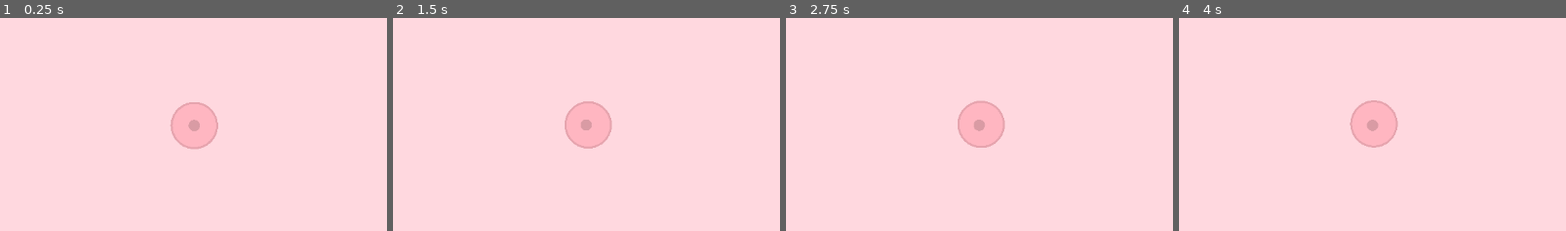
Above: before the commit, frames 1-4 (left to right).
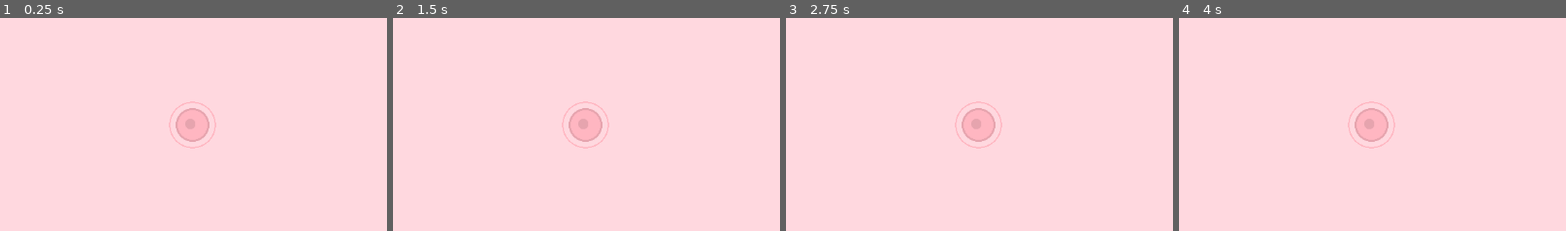
Above: after the commit, the same moments.

Repository: JungoQuentin/Doom2
Game: Godot game, scene res://main.tscn
Same seed, same stepped clock (60 frames per second), same inputs: the game is played once before the commit and once after it.
Inputs (mouse positions are % of the whole screen's width and height, from its top left):
- Up to frame 1 (0.25 s): no input
- Up to frame 2 (1.5 s): tap Enter at 0.5 s; move the mouse to (72, 44) at 0.52 s; click (72, 44) at 0.67 s; click (93, 8) at 1.25 s
- Up to frame 3 (2.75 s): tap Space at 2 s; move the mouse to (30, 54) at 2.02 s; click (30, 54) at 2.17 s
- Up to frame 4 (4 s): tap Enter at 2.75 s; move the mouse to (60, 27) at 2.77 s; click (60, 27) at 2.92 s; tap Space at 3.5 s; move the mouse to (45, 69) at 3.52 s; click (45, 69) at 3.67 s
The pictures show only the part of the screen within x 25-75%, y 24-74%; the shares and areas given below are measured in that part.

The runs differ from the first frame. In frame 1, 1.2% of the frame differs, in the area x 43-57%, y 39-62%; in frame 2, 1.2%; in frame 3, 1.2%; in frame 4, 1.2%.

Commit message:
test multi-mesh

Diff:
--- a/Cell.gd
+++ b/Cell.gd
@@ -5,6 +5,7 @@
 	3.8,
 	6,
 	8.2,
+	10,
 ]
 
 const color: Array[Color] = [
@@ -18,8 +19,9 @@
 const NB_CELL_FOR_MERGE: Array[int] = [
 	12,
 	6,
-	12,
-	8,
+	10,
+	5,
+	1000,
 ]
 
 ## Nombre de cellules à aparaitre au clique
@@ -28,6 +30,7 @@
 	3,
 	5,
 	5,
+	10,
 ]
 
 var center: Vector2i
--- /dev/null
+++ b/assets/img/Cell-Type1.svg
@@ -0,0 +1,2 @@
+<svg width="136" xmlns="http://www.w3.org/2000/svg" height="136" fill="none"><ellipse cx="68" cy="68" rx="64" ry="64"
+                                                                                      transform="matrix(1.000000, 0.000000, 0.000000, 1.000000, 0.000000, 0.000000)" style="fill: rgb(255, 182, 193); fill-opacity: 1;" class="fills"/><g class="strokes"><g class="inner-stroke-shape" transform="matrix(1.000000, 0.000000, 0.000000, 1.000000, 0.000000, 0.000000)"><defs><clipPath id="b"><use href="#a"/></clipPath><ellipse cx="68" cy="68" rx="64" ry="64" id="a" style="fill: none; stroke-width: 8; stroke: rgb(230, 164, 174); stroke-opacity: 1;"/></defs><use href="#a" clip-path="url('#b')"/></g></g><ellipse cx="77" cy="64" rx="21" ry="21" transform="matrix(1.000000, 0.000000, 0.000000, 1.000000, 0.000000, 0.000000)" style="fill: rgb(230, 164, 174); fill-opacity: 1;" class="fills"/></svg>
--- a/hex_grid.gd
+++ b/hex_grid.gd
@@ -21,6 +21,7 @@
 
 var b: float = 0.0
 var auto_mergeable_cells: Array[Cell] = []
+var multi_mesh_instances: Array[MultiMeshInstance2D] = []
 
 @onready var Ui = $"../UI"
 @onready var GravitateTimer: Timer = $GravitateTimer
@@ -37,6 +38,41 @@
 	FactoriesTimer.timeout.connect(factory)
 	AutoMergeTimer.timeout.connect(select_auto_merge)
 	AutoMergeHighlightTimer.timeout.connect(auto_merge)
+
+	# Multi-Mesh-Instance-2D for drawing
+	for kind in range(Cell.NB_SPAWN_CELL.size()):
+		var multi_mesh_instance = MultiMeshInstance2D.new()
+		var multi_mesh = MultiMesh.new()
+		var mesh = QuadMesh.new()
+		mesh.size = 50 * Vector2.ONE
+		multi_mesh.mesh = mesh
+		if kind == 0:
+			multi_mesh.instance_count = 1
+		multi_mesh_instance.multimesh = multi_mesh
+		# TODO utiliser différentes assets
+		multi_mesh_instance.texture = load("res://assets/img/Cell-Type1.svg")
+		#multi_mesh_instance.multimesh.instance_count = 100
+		multi_mesh_instances.append(multi_mesh_instance)
+		$".".add_child(multi_mesh_instance)
+
+	for multi_mesh_instance in multi_mesh_instances:
+		for i in cells.size(): # multi_mesh_instance.multimesh.instance_count:
+			var cell = cells[i]
+			var pos = tile_to_pos(cell.center)
+			var size = Cell.size[cell.kind]
+			"""
+			var color = Cell.color[cell.kind]
+			var fill_color = color
+			if cell in auto_mergeable_cells:
+				color = color.lightened(0.4)
+				fill_color = color
+			if cell in mergeable_cells or mouse_tile in cell.childs:
+				fill_color = color.darkened(0.1)
+			"""
+			var angle = PI
+			var transform = Transform2D(angle, Vector2(1, 1), 0.0, pos)
+			multi_mesh_instance.multimesh.set_instance_transform_2d(i, transform)
+
 
 
 func _process(delta: float) -> void:
@@ -53,6 +89,25 @@
 	var zoom = max(1, (cells_y.max() - cells_y.min()) * h / 600)
 	if 1 / zoom < $Camera2D.zoom.x:
 		$Camera2D.zoom = $Camera2D.zoom * (1 - cam_smoothing) + Vector2.ONE / zoom * cam_smoothing
+
+
+	for multi_mesh_instance in multi_mesh_instances:
+		for i in cells.size(): # multi_mesh_instance.multimesh.instance_count:
+			var cell = cells[i]
+			var pos = tile_to_pos(cell.center)
+			var size = Cell.size[cell.kind]
+			"""
+			var color = Cell.color[cell.kind]
+			var fill_color = color
+			if cell in auto_mergeable_cells:
+				color = color.lightened(0.4)
+				fill_color = color
+			if cell in mergeable_cells or mouse_tile in cell.childs:
+				fill_color = color.darkened(0.1)
+			"""
+			var angle = PI
+			var transform = Transform2D(angle, Vector2(1, 1), 0.0, pos)
+			multi_mesh_instance.multimesh.set_instance_transform_2d(i, transform)
 
 
 func _input(event: InputEvent) -> void:
@@ -84,7 +139,7 @@
 		$PopT1.play()
 
 
-func _draw() -> void:
+func _draw():
 	"""
 	for i in range(980, 1020):
 		for j in range(980, 1020):
@@ -102,12 +157,12 @@
 		if cell in mergeable_cells or mouse_tile in cell.childs:
 			fill_color = color.darkened(0.1)
 
-		var offset = 3 * cell.rnd[0] * Vector2(cos((cell.rnd[1] - 0.5) * b), sin((cell.rnd[1] - 0.5) * b))
-		var offset_center = offset + 4 * cell.rnd[2] * Vector2(-cos((cell.rnd[3] - 0.5) * b / 2), sin((cell.rnd[3] - 0.5) * b / 2))
-
-		draw_circle(pos + offset * size, h/2 * size, fill_color)
-		draw_circle(pos + offset * size, h/2 * size, color.darkened(0.1), false, 3)
-		draw_circle(pos + offset_center * size, h/8 * size, color.darkened(0.15))
+		var offset = Vector2.ZERO #3 * cell.rnd[0] * Vector2(cos((cell.rnd[1] - 0.5) * b), sin((cell.rnd[1] - 0.5) * b))
+		var offset_center = Vector2.ZERO #offset + 4 * cell.rnd[2] * Vector2(-cos((cell.rnd[3] - 0.5) * b / 2), sin((cell.rnd[3] - 0.5) * b / 2))
+
+		draw_circle(pos + offset * size, h/2 * size, fill_color, false, 2)
+		#draw_circle(pos + offset * size, h/2 * size, color.darkened(0.1), false, 3)
+		#draw_circle(pos + offset_center * size, h/8 * size, color.darkened(0.15))
 	"""
 	for coord in coords: # DEBUG
 		var kind = coords[coord].kind
@@ -167,18 +222,11 @@
 			var new_cell = Cell.new(cell.center, cell.kind + 1)
 			for child in new_cell.childs:
 				if coords.has(child) and coords[child].kind == 0:
-					cells.erase(coords[child])
-					coords.erase(child)
+					delete_cell(coords[child])
 			coords[cell.center] = new_cell
 			for cell_child in new_cell.childs:
 				coords[cell_child] = new_cell
-			if cells.is_empty():
-				cells.append(new_cell)
-				return
-			var place_to_insert = 1
-			if len(cells) > 1:
-				place_to_insert = randi() % (len(cells) - 1) + 1
-			cells.insert(place_to_insert, new_cell)
+			add_cell(new_cell)
 			return
 	print("FAILED Merge")
 
@@ -195,10 +243,7 @@
 			var new_cell = Cell.new(pos, kind)
 			for child in new_cell.childs:
 				coords[child] = new_cell
-			var place_to_insert = 1
-			if len(cells) > 1:
-				place_to_insert = randi() % (len(cells) - 1) + 1
-			cells.insert(place_to_insert, new_cell)
+			add_cell(new_cell)
 			return
 		current_center = Utils.moved_in_dir(current_center, (spawn_dir + dir) % 6)
 
@@ -242,10 +287,18 @@
 	for victim in victims:
 		spawn_cell(cell.center, victim, (dir + 3) % 6)
 
+
+## Add a new cell
+func add_cell(cell: Cell):
+	multi_mesh_instances[cell.kind].multimesh.instance_count += 1
+	cells.append(cell)
+
+
 ## Delete the cell and corresponding coords
 func delete_cell(cell: Cell):
 	if not cells.has(cell):
 		return
+	multi_mesh_instances[cell.kind].multimesh.instance_count -= 1
 	for child in cell.childs:
 		coords.erase(child)
 	cells.remove_at(cells.find(cell))
--- /dev/null
+++ b/multi_mesh_instance_2d.gd
@@ -0,0 +1,26 @@
+extends MultiMeshInstance2D
+
+var t: float = 0
+var rnd = []
+var rnd2 = []
+
+
+func _ready():
+	for i in multimesh.instance_count:
+		rnd.append(randf())
+		rnd2.append(randf())
+		var angle = PI
+		var pos = 300 * Vector2.ONE + 80 * Vector2(i, i % 2)
+		var transform = Transform2D(angle, Vector2(1, 1), 0.0, pos)
+		multimesh.set_instance_transform_2d(i, transform)
+
+
+func _process(delta: float):
+	t += delta
+
+	for i in multimesh.instance_count:
+		var angle = PI + t * 3.5 * (rnd[i] - 0.5)
+		var pos = 300 * Vector2.ONE + 80 * Vector2(i, i % 2) + 10 * Vector2.from_angle(t * 5.0 * (rnd2[i] - 0.5))
+		var skew = 0.07 * (rnd[i] + 1.5) * (8 + cos(t * (rnd2[i] + 1.5)))
+		var transform = Transform2D(angle, Vector2(1 / skew, skew), 0.0, pos)
+		multimesh.set_instance_transform_2d(i, transform)
--- /dev/null
+++ b/multi_mesh_instance_2d.tscn
@@ -0,0 +1,17 @@
+[gd_scene load_steps=5 format=3 uid="uid://djti5eyitmfnw"]
+
+[ext_resource type="Texture2D" uid="uid://bitgxr2rkuy7n" path="res://assets/img/Cell-Type1.svg" id="1_6ixho"]
+[ext_resource type="Script" uid="uid://dkqdbkakvui4l" path="res://multi_mesh_instance_2d.gd" id="2_6ixho"]
+
+[sub_resource type="QuadMesh" id="QuadMesh_6ixho"]
+size = Vector2(128, 128)
+
+[sub_resource type="MultiMesh" id="MultiMesh_1pjpe"]
+instance_count = 8
+mesh = SubResource("QuadMesh_6ixho")
+buffer = PackedFloat32Array(1.82169e-44, 1.68156e-44, 4.2039e-45, 1.54143e-44, 5.60519e-45, 4.2039e-45, 1.68156e-44, 1.54143e-44, 5.60519e-45, 1.4013e-44, 7.00649e-45, 5.60519e-45, 1.54143e-44, 1.4013e-44, 7.00649e-45, 1.26117e-44, 8.40779e-45, 7.00649e-45, 1.4013e-44, 1.26117e-44, 8.40779e-45, 1.12104e-44, 9.80909e-45, 8.40779e-45, 1.26117e-44, 1.12104e-44, 7.00649e-45, 5.60519e-45, 1.54143e-44, 1.4013e-44, 7.00649e-45, 1.26117e-44, 8.40779e-45, 7.00649e-45, 1.4013e-44, 1.26117e-44, 8.40779e-45, 1.12104e-44, 9.80909e-45, 8.40779e-45, 1.26117e-44, 1.12104e-44, 0.109296, 0.141264, 0.177744, 0.85, 0.025, 0.922519, 0.401924, 27.5, 0.109296, 0.141264, 0.177744, 0.85, 0.00669873, 0.887097, 0, 26, 0.109296, 0.141264, 0.177744, 0.85, 0, 0.83871)
+
+[node name="MultiMeshInstance2D" type="MultiMeshInstance2D"]
+multimesh = SubResource("MultiMesh_1pjpe")
+texture = ExtResource("1_6ixho")
+script = ExtResource("2_6ixho")
--- a/project.godot
+++ b/project.godot
@@ -18,4 +18,5 @@
 [rendering]
 
 renderer/rendering_method="mobile"
+anti_aliasing/quality/msaa_2d=1
 environment/defaults/default_clear_color=Color(1, 0.845599, 0.872708, 1)
--- a/ui.gd
+++ b/ui.gd
@@ -27,29 +27,23 @@
 ]
 
 
-func _ready() -> void:
+func _ready():
 	var reset_button: TextureButton = $PanelContainer/MarginContainer/TopBar/C3/Reset
 	reset_button.pressed.connect(on_click_reset)
 
 
 func _process(_delta: float):
 	var score = 0
-	var nb_super_cells = 0
-	var nb_factory_cells = 0
-	var nb_special_cells = 0
 	for cell in game.cells:
 		match cell.kind:
 			0:
 				score += 1
 			1:
 				score += 13 #12
-				nb_super_cells += 1
 			2:
 				score += 80 #13*6
-				nb_factory_cells += 1
 			3:
 				score += 1000 #80*12
-				nb_special_cells += 1
 	if score != last_score:
 		last_score = score
 		update_score()
Not shown, added: assets/img/Cell-Type1.svg.import
Not shown, added: multi_mesh_instance_2d.gd.uid
